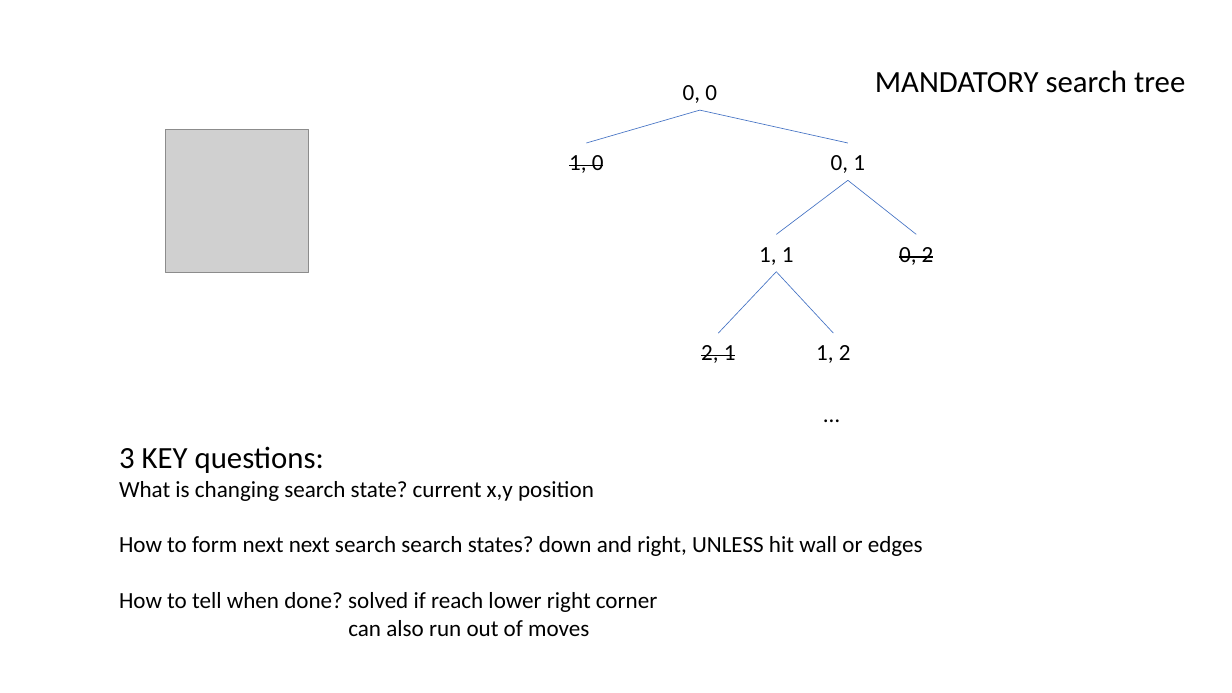
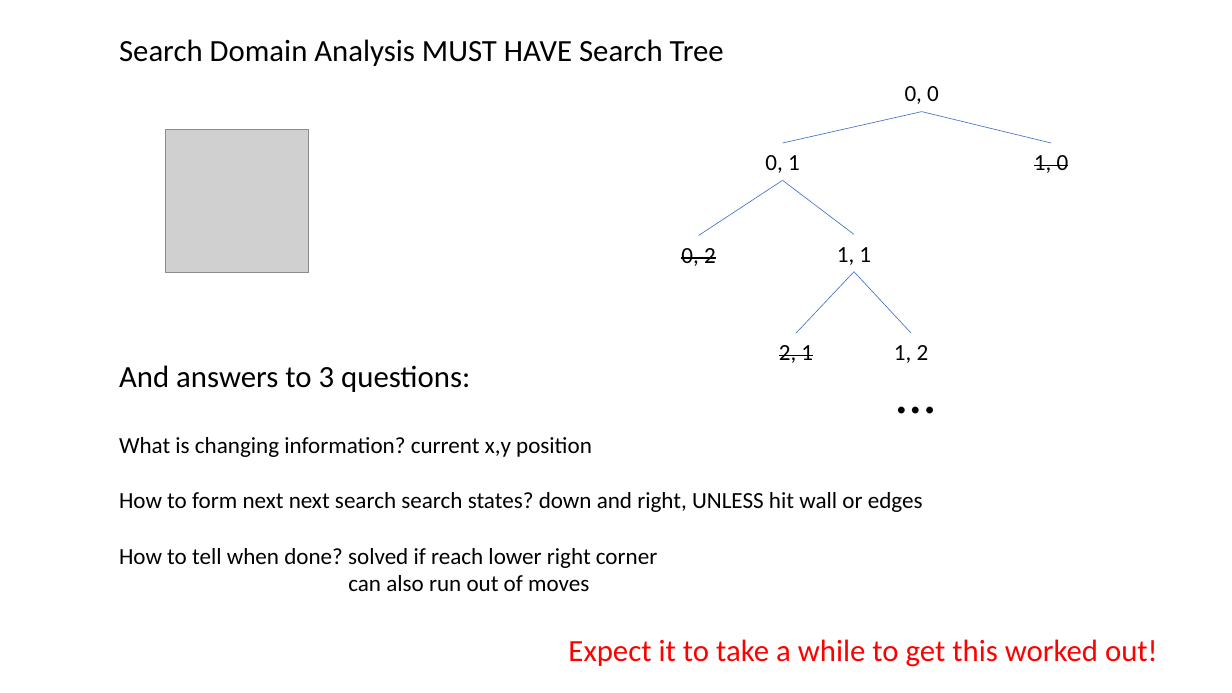
Before and after one commit to GregorKiczales/spd-materials, a slide deck: slide 9 of instructor/l16/l16-pad.pptx (slide 6 before the commit). Drawn at 1232x693 pixels with LibreOffice and Linux fonts; fonts in the diff are those of the drawing; grey boxes stand for pictures. Boxes give left, top, right and bottom in pixels: in the first picture for what was removed or moved away, otherwise in the second. Text is boxed around its words. In the diff, an @@ line names an element or a change of style, - is before the commit and + after.

```diff
--- a/instructor/l16/l16-pad.pptx
+++ b/instructor/l16/l16-pad.pptx
@@ text at (119, 39, 724, 66): text changed @@
-MANDATORY search tree
+Search Domain Analysis MUST HAVE Search Tree
@@ text "0, 0": place and size @@
-text "0, 0" at (683, 85, 717, 103)
+text "0, 0" at (905, 86, 939, 104)
@@ line moved from (700, 110) - (848, 143) to (922, 112) - (783, 143) @@
@@ line moved from (700, 110) - (587, 143) to (922, 112) - (1052, 143) @@
@@ text "0, 1": place and size @@
-text "0, 1" at (831, 155, 865, 173)
+text "0, 1" at (765, 155, 800, 173)
@@ text "1, 0": place and size @@
-text "1, 0" at (569, 155, 604, 173)
+text "1, 0" at (1034, 155, 1069, 173)
@@ line moved from (848, 180) - (917, 235) to (783, 180) - (699, 236) @@
@@ line moved from (848, 180) - (776, 235) to (783, 180) - (854, 235) @@
@@ text "0, 2": place and size @@
-text "0, 2" at (899, 247, 934, 265)
+text "0, 2" at (681, 248, 716, 266)
@@ text "1, 1": place and size @@
-text "1, 1" at (759, 247, 794, 265)
+text "1, 1" at (837, 247, 871, 265)
@@ line moved from (776, 272) - (834, 334) to (854, 272) - (797, 334) @@
@@ line moved from (776, 272) - (718, 334) to (854, 272) - (911, 334) @@
@@ text "And answers to 3 questions:": place and size @@
-text "And answers to 3 questions:" at (119, 446, 923, 636)
+text "And answers to 3 questions:" at (119, 365, 923, 591)
@@ text "2, 1": place and size @@
-text "2, 1" at (701, 345, 736, 363)
+text "2, 1" at (779, 345, 813, 363)
@@ text "1, 2": place and size @@
-text "1, 2" at (816, 345, 851, 363)
+text "1, 2" at (894, 345, 929, 363)
@@ text "…": place and size @@
-text "…" at (814, 395, 946, 432)
+text "…" at (887, 353, 1019, 431)
@@ text "…" at (887, 353, 1019, 431): size 18 to 44 pt @@
@@ text at (119, 365, 592, 457): text changed @@
-3 KEY questions:
-What is changing search state? current x,y position
+And answers to 3 questions:
+What is changing information? current x,y position
@@ text added at (568, 639, 1158, 667), 24 pt, text #FF0000 @@
+Expect it to take a while to get this worked out!
```
Also in this commit, not shown: 1 other slide changed, 3 slides added.
